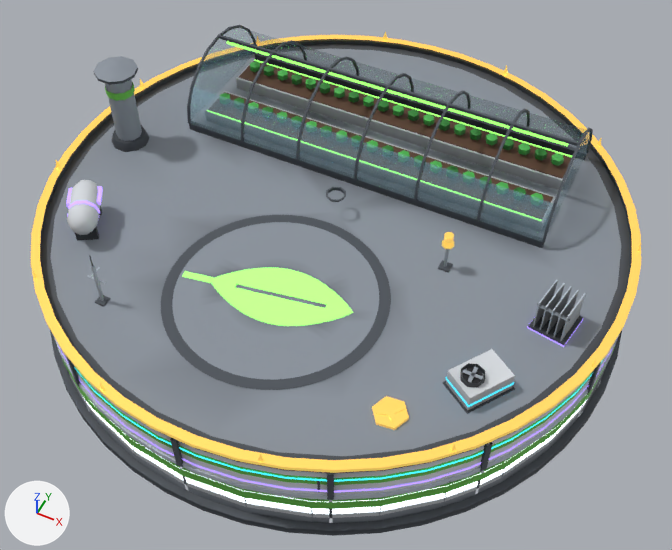
An edit to the glTF model assets/models/kitchen_l_far.glb, drawn before and after from the same camera.
Before and after are seen from a 50 mm lens placed at (8.86, -17.71, 21.95), pointed at (0.64, -1.27, 1.4). Lighting does not change. The marker at lower left points along +X, +Y and +Z. The first picture is the older version. Vertices at exactly the same position are counted once.

Before the edit, the objects in view are built like this:
```python
me_base = bpy.data.meshes.new('Base')
me_base.from_pydata(...)  # 4030 vertices, 4134 faces; spans x -8.9..8.9, y -8.9..8.9, z -0.2..1.4
# faces by material slot: [3800, 334]
me_base.materials.append(mat_palette_001)
me_base.materials.append(mat_lightstrip_001)
me_l4_001 = bpy.data.meshes.new('L4.001')
me_l4_001.from_pydata(...)  # 250 vertices, 285 faces; spans x -8.7..8.7, y -8.7..8.7, z 1.7..3.8
# faces by material slot: [134, 151]
me_l4_001.materials.append(mat_l4band_001)
me_l4_001.materials.append(mat_palette_001)
me_roof = bpy.data.meshes.new('Roof')
me_roof.from_pydata(...)  # 3110 vertices, 3948 faces; spans x -8.7..8.7, y -8.8..8.8, z 1.4..5.5
# faces by material slot: [28, 652, 3268]
me_roof.materials.append(mat_glass_001)
me_roof.materials.append(mat_neon_001)
me_roof.materials.append(mat_palette_001)
ob_base = bpy.data.objects.new('Base', me_base)
ob_base.location = (0.0, 0.0, 0.0)
ob_l4 = bpy.data.objects.new('L4', me_l4_001)
ob_l4.location = (0.0, 0.0, 0.0)
ob_roof = bpy.data.objects.new('Roof', me_roof)
ob_roof.location = (0.0, 0.0, 0.0)
# also in view: 'L3' at (0.0, 0.0, 2.76); 'L2' at (0.0, 0.0, 2.88); 'L5' at (0.0, 0.0, 3.21)
```
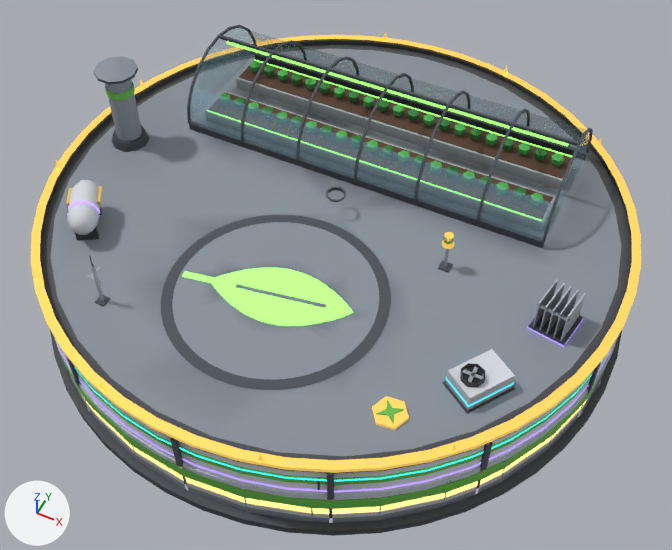
Boxes [x1, y1, x2, y2] around the edits, measured in the pictures (672 x 550 px):
part 1 of me_base, recoloured: [91, 402, 555, 502] in both
part 2 of me_base, recoloured: [83, 387, 593, 514] in both
part 3 of me_l4_001, recoloured: [66, 186, 103, 207] in both

Edits to the bpy script that builds the scene:
```text
Add mat_floor:
    mat_floor = bpy.data.materials.new('Floor')
    mat_floor.use_nodes = True; mat_floor.node_tree.nodes.clear()
    _N = mat_floor.node_tree.nodes; _L = mat_floor.node_tree.links
    n0 = _N.new('ShaderNodeBsdfPrincipled'); n0.name = 'Principled BSDF'
    n0.inputs[2].default_value = 0.65  # 'Roughness'
    n1 = _N.new('ShaderNodeOutputMaterial'); n1.name = 'Material Output'
    n2 = _N.new('ShaderNodeVertexColor'); n2.name = 'Color Attribute'
    _L.new(n0.outputs[0], n1.inputs[0])  # 'BSDF' to 'Surface'
    _L.new(n2.outputs[0], n0.inputs[0])  # 'Color' to 'Base Color'
Change me_base:
    where me_base.from_pydata(...)  # 4030 vertices, 4134 faces; spans x -8.9..8.9, y -8.9..8.9, z -0.2..1.4
    used by ob_base; location = (0.0, 0.0, 0.0)
    me_base part 1: 181 faces spanning x -8.7..8.7, y -8.7..8.7, z 0.2..1.3 switch from mat_lightstrip_001 to mat_palette_001
    me_base part 2: 88 faces spanning x -8.7..8.7, y -8.7..8.7, z 0.5..0.8 switch from mat_lightstrip_001 to mat_window_001
    add me_base.materials.append(mat_floor)
Change me_l4_001:
    where me_l4_001.from_pydata(...)  # 250 vertices, 285 faces; spans x -8.7..8.7, y -8.7..8.7, z 1.7..3.8
    used by ob_l4; location = (0.0, 0.0, 0.0)
    me_l4_001 part 3: 16 faces spanning x -6.9..-5.8, y -4.0..-3.0, z 3.4..3.6 switch from mat_l4band_001 to mat_palette_001
```
